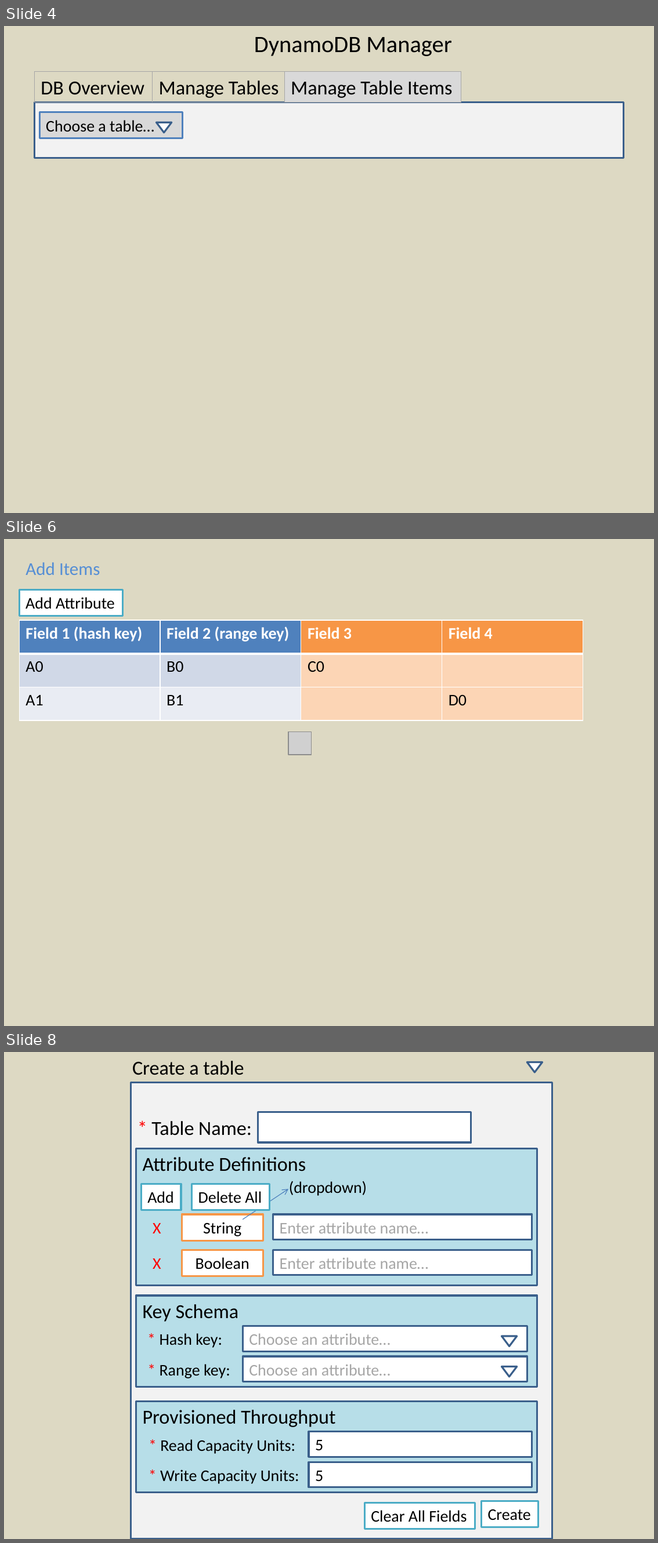
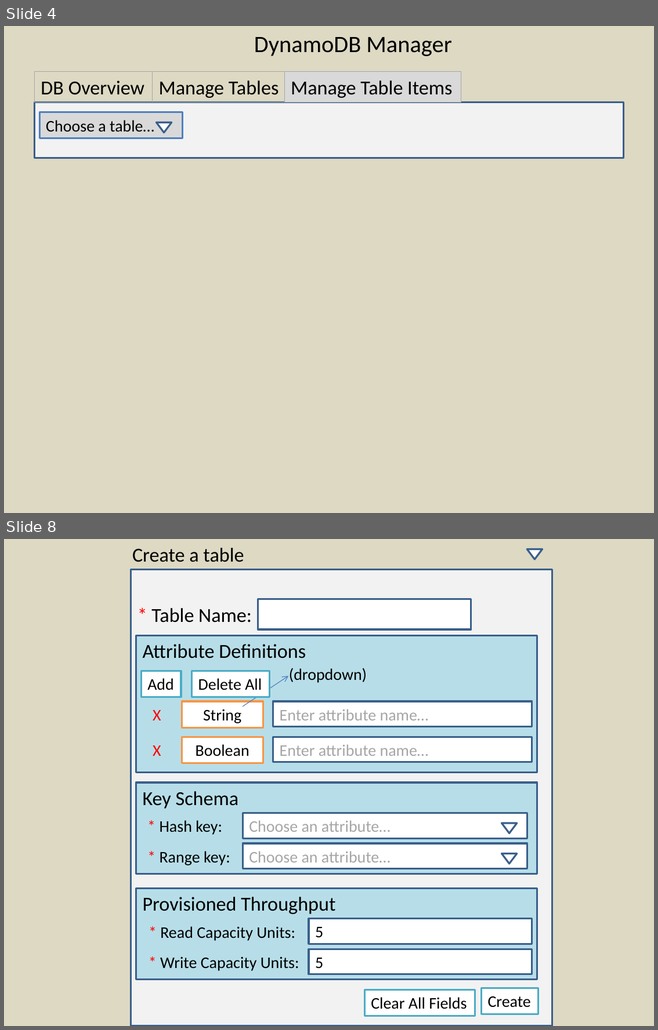
Before and after one commit to joycejoyce/DynamoDBManager, a slide deck: design/DynamoDB Manager.pptx. Shown one above the other, each under a label of ours: slides 4, 6 and 8 before the commit, slides 4 and 8 after it; the slides between them are not shown. The pictures are 658x1543 and 658x1030 pixels, drawn with LibreOffice and Linux fonts; fonts in the diff are those of the drawing; grey boxes stand for pictures. Boxes give left, top, right and bottom in pixels: in the first picture for what was removed or moved away, otherwise in the second. Text is boxed around its words. In the diff, an @@ line names an element or a change of style, - is before the commit and + after.

Commit message:
('For Test' page) Test managing table items: insert and delete

```diff
--- a/design/DynamoDB Manager.pptx
+++ b/design/DynamoDB Manager.pptx
@@ slide 6 removed at <box>4,539,654,1026</box>, background #DDD9C3 @@
@@ text removed at <box>25,562,100,575</box> @@
-Add Items
@@ rectangle removed at <box>19,589,123,616</box> @@
-Add Attribute
@@ table removed at <box>19,620,583,721</box>, 3 rows, 4 columns @@
-Field 1 (hash key) | Field 2 (range key) | Field 3 | Field 4
-A0 | B0 | C0 | 
-A1 | B1 |  | D0
@@ picture removed at <box>288,732,311,755</box> @@
```
Also in this commit, not shown: 4 slides changed, 1 slide added, 8 other files.
